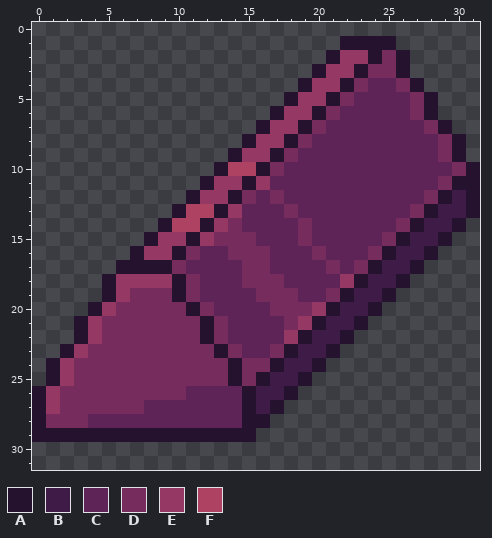
Two versions of one pixel-art sprite, Assets/Chibi-Ingot.png. Above: the version before the commit.
The file is 32x32 pixels.
Palette (. is transparent): A #24122f  B #3f1b47  C #5e2457  D #762d5d  E #953964  F #ad4263
Pixels before, first column x 0:
 1 ......................AAAA......
 2 .....................AEEADA.....
 3 ....................AEEADDA.....
 4 ...................AEEADCCDA....
 5 ..................AEEADCCCCDA...
 6 .................AEEADCCCCCDA...
 7 ................AEEADCCCCCCCDA..
 8 ...............AEEADCCCCCCCCCDA.
 9 ..............AEEADCCCCCCCCCCDA.
10 .............AFFADCCCCCCCCCCCCDA
11 ............AEEAECCCCCCCCCCCCDAA
12 ...........AEEADCDCCCCCCCCCCDABA
13 ..........AFFAECCCDCCCCCCCCDABBA
14 .........AFFAEDCCCCDCCCCCCDABBA.
15 ........AEEAEDDDCCCDCCCCCDABBA..
16 .......AEEADCCDDDCCCDCCCDABBA...
17 ......AAAADCCCCDDCCCCDCDABBA....
18 .....AEEEEADCCCDDDCCCCEABBA.....
19 .....AEDDDADCCCCDDDCCDABBA......
20 ....AEDDDDDADCCCCDDDEABBA.......
21 ...AEDDDDDDDADCCCCDEABBA........
22 ...AEDDDDDDDADCCCCEABBA.........
23 ..AEDDDDDDDDDADCCDABBA..........
24 .AEDDDDDDDDDDDADDABBA...........
25 .AEDDDDDDDDDDDADABBA............
26 AEDDDDDDDDDCCCCABBA.............
27 AEDDDDDDCCCCCCCABA..............
28 ADDDCCCCCCCCCCCAA...............
29 AAAAAAAAAAAAAAAA................
The same view after the edit:
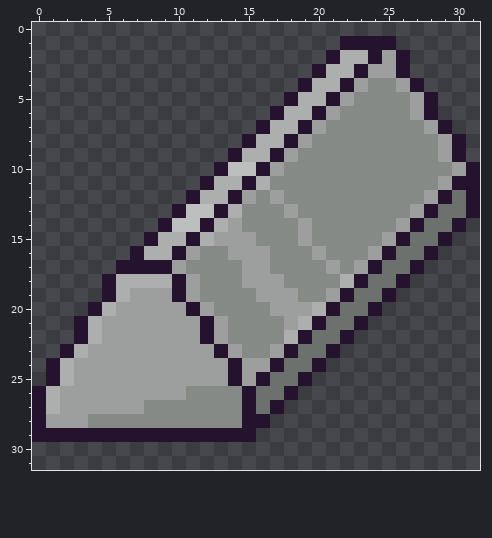
The edit:
colour B: #3f1b47 -> #6d716d
colour C: #5e2457 -> #868a86
colour D: #762d5d -> #9c9f9d
colour E: #953964 -> #acafae
colour F: #ad4263 -> #bdbfbf
